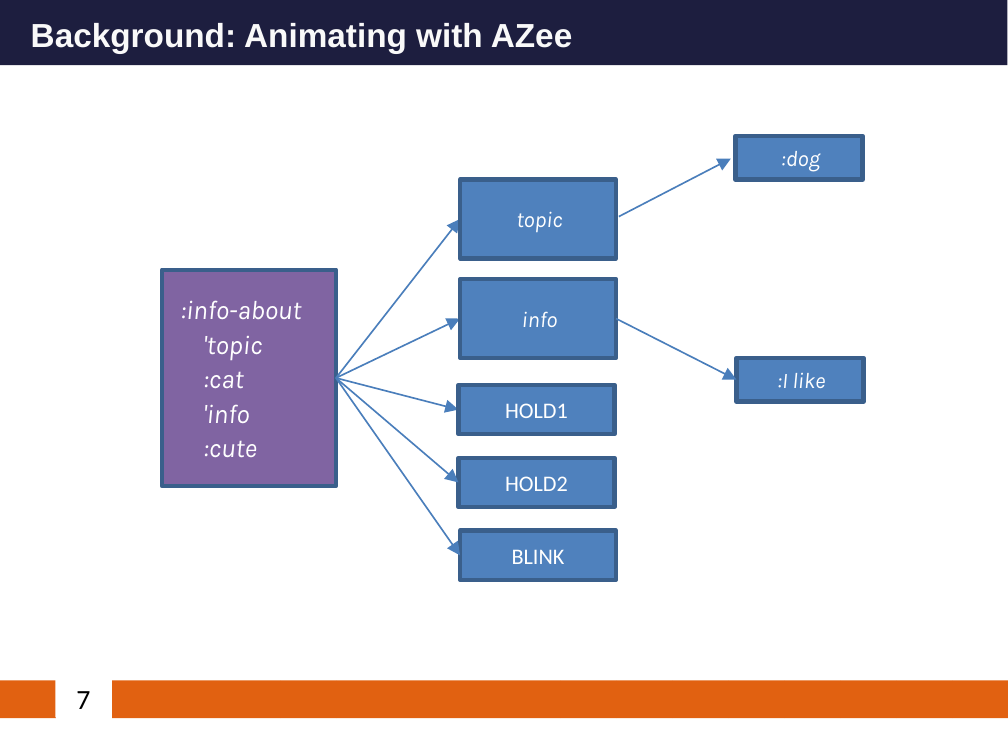
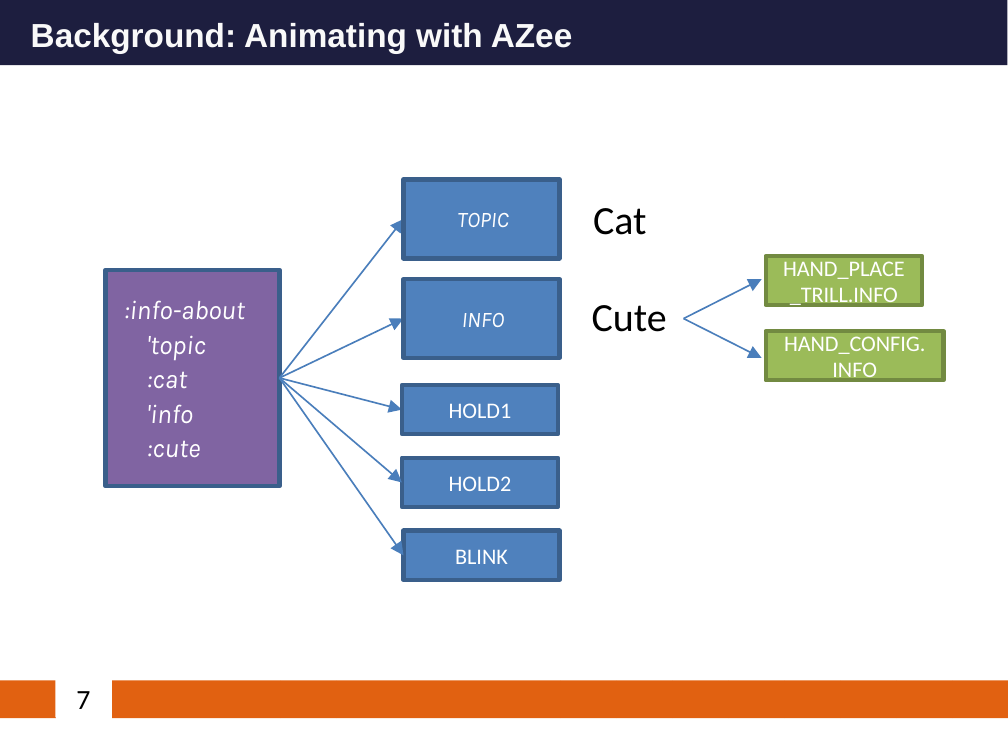
Before and after one commit to Paritosh97/phd, a slide deck: slide 7 of grapp-2023/presentation.pptx. Drawn at 1008x756 pixels with LibreOffice and Linux fonts; fonts in the diff are those of the drawing; background and template pictures are left out. Boxes give left, top, right and bottom in pixels: in the first picture for what was removed or moved away, otherwise in the second. Text is boxed around its words. In the diff, an @@ line names an element or a change of style, - is before the commit and + after.

```diff
--- a/grapp-2023/presentation.pptx
+++ b/grapp-2023/presentation.pptx
@@ rectangle removed at [736,136,862,179] @@
-:dog
@@ text added at [593,208,646,235], 18 pt, text #000000 @@
+Cat
@@ text in rectangle at [457,213,509,227]: text changed @@
-topic
+TOPIC
@@ rectangle added at [766,256,922,306], fill #9BBB59, outline #738A42 2 pt, 10 pt, text #FFFFFF @@
+HAND_PLACE_TRILL.INFO
@@ arrow moved from (619, 216) - (731, 158) to (683, 318) - (762, 278) @@
@@ text in rectangle at [462,313,505,327]: text changed @@
-info
+INFO
@@ text added at [592,305,667,332], 18 pt, text #000000 @@
+Cute
@@ arrow moved from (616, 318) - (736, 379) to (683, 318) - (762, 358) @@
@@ rectangle removed at [736,358,862,402] @@
-:I like
@@ rectangle added at [766,331,944,381], fill #9BBB59, outline #738A42 2 pt, 10 pt, text #FFFFFF @@
+HAND_CONFIG.INFO
@@ 6 rectangles, 5 arrows: place and size @@
-6 rectangles, 5 arrows at [162,179,614,581]
+6 rectangles, 5 arrows at [106,179,558,581]
```
Also in this commit, not shown: 6 other files.
